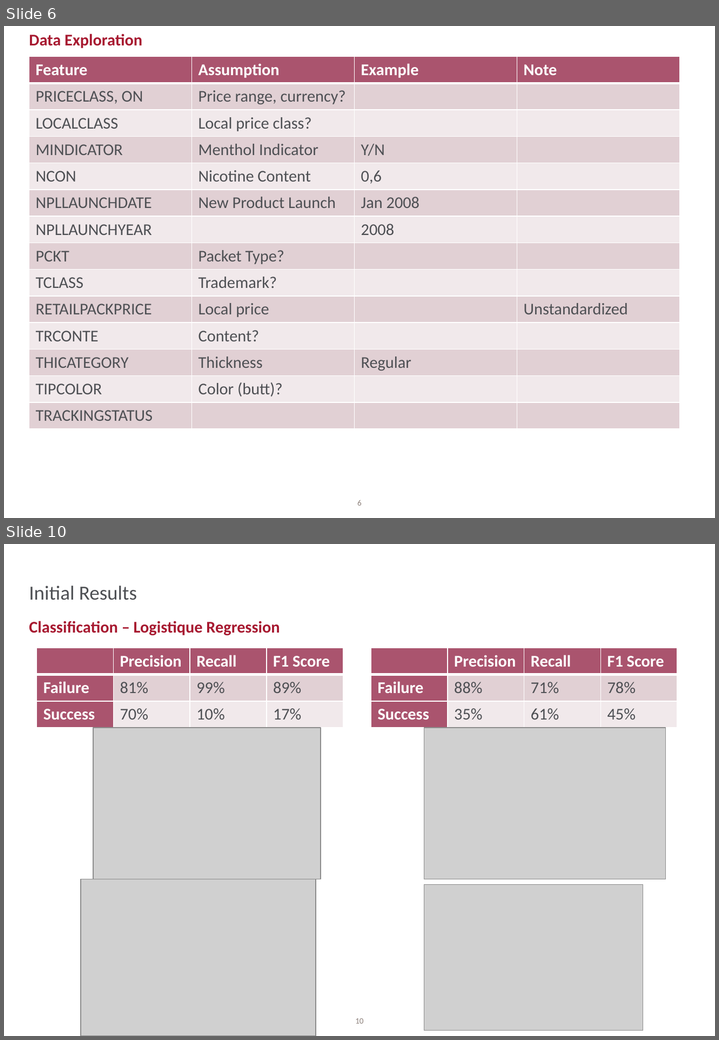
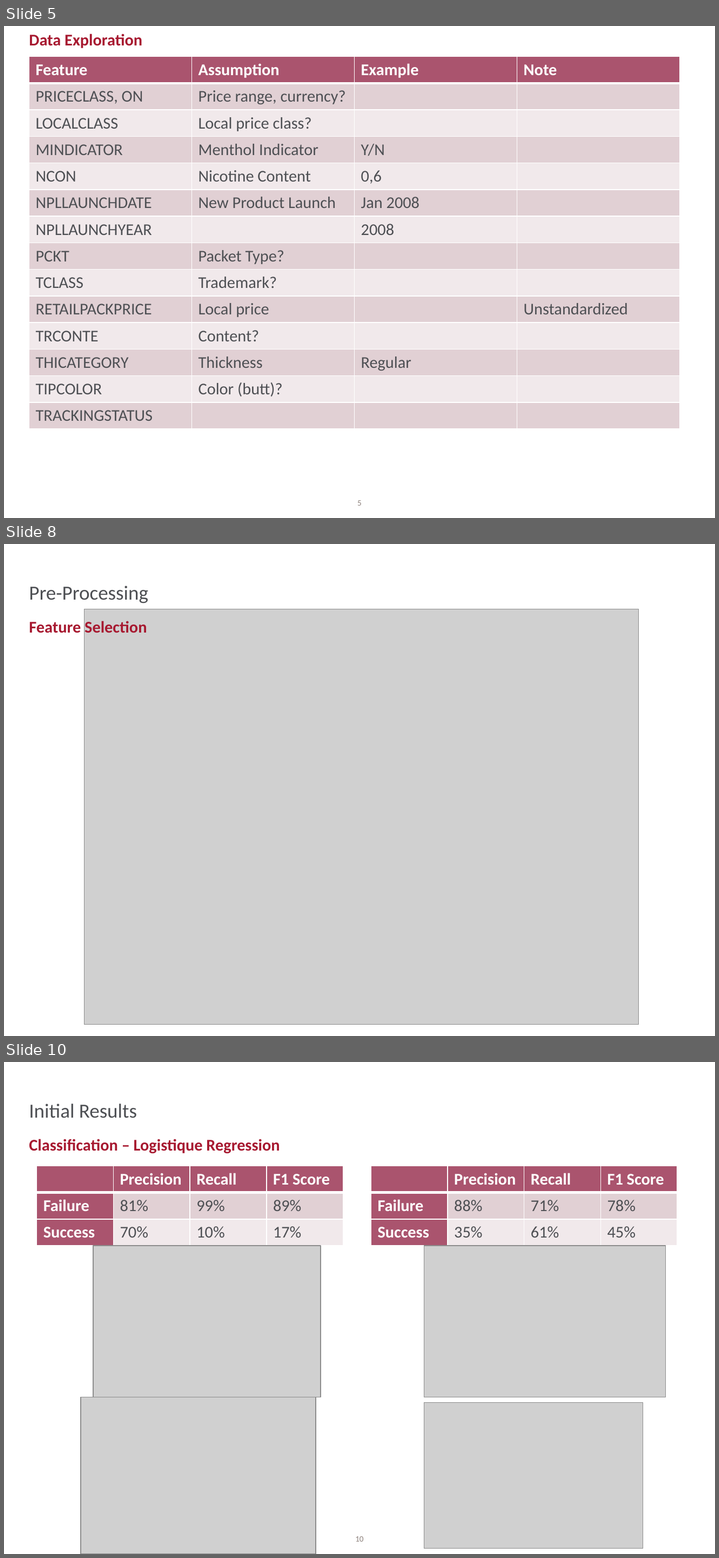
Before and after one commit to lbaligand/PMItest, a slide deck: Presentation.pptx. Shown one above the other, each under a label of ours: slides 6 and 10 before the commit, slides 5, 8 and 10 after it; the slides between them are not shown. The pictures are 719x1040 and 719x1558 pixels, drawn with LibreOffice and Linux fonts; fonts in the diff are those of the drawing; grey boxes stand for pictures. Boxes give left, top, right and bottom in pixels: in the first picture for what was removed or moved away, otherwise in the second. Text is boxed around its words. In the diff, an @@ line names an element or a change of style, - is before the commit and + after.

```diff
--- a/Presentation.pptx
+++ b/Presentation.pptx
@@ slide 8 added at (4,544,715,1036), background #FFFFFF; not listed: 1 template element that a slide beside it also shows @@
@@ title added at (29,586,148,603), 22 pt, text #4D4F53 @@
+Pre-Processing
@@ text added at (29,621,147,633), 18 pt, text #A71930, bold @@
+Feature Selection
@@ picture added at (84,609,638,1025) @@
@@ what was slide 6 is now slide 5 @@
@@ page number at (357,500,361,506): text changed @@
-6
+5
```
Also in this commit, not shown: 7 slides changed, 3 other slides added, 4 slides removed.
